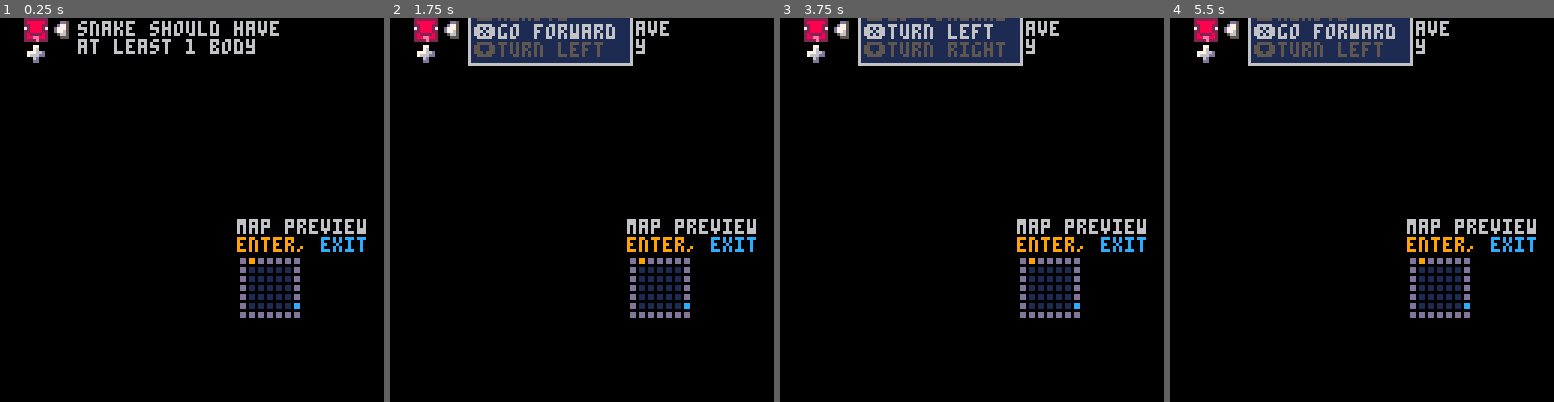
Above: before the commit, frames 1-4 (left to right).
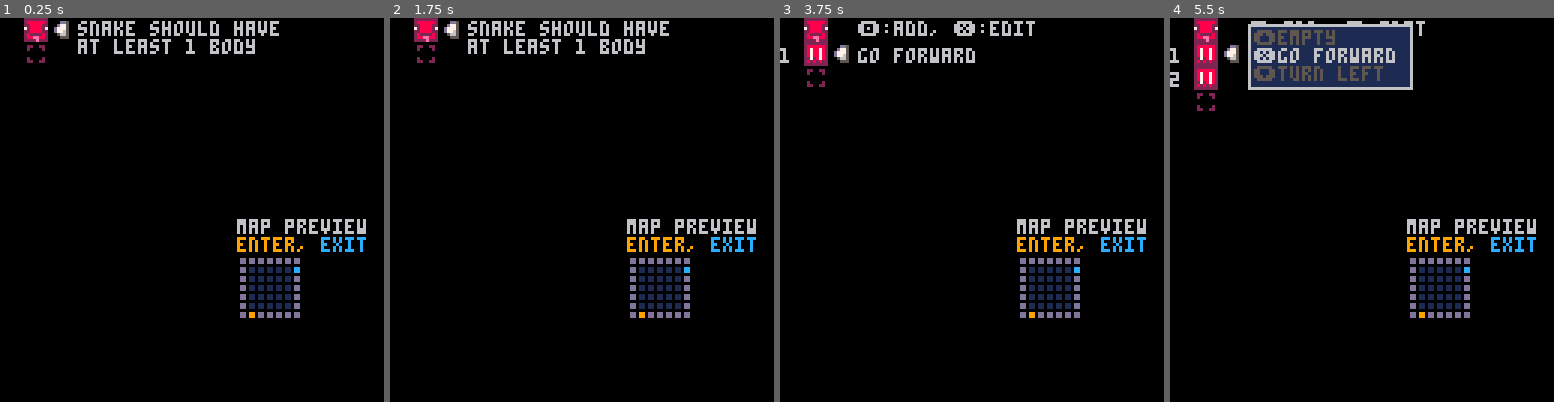
Above: after the commit, the same moments.

Repository: chj990707/wyrm
Game: PICO-8 cartridge wyrm.p8
Same seed, same stepped clock (60 frames per second), same inputs: the game is played once before the commit and once after it.
Inputs:
- Up to frame 1 (0.25 s): no input
- Up to frame 2 (1.75 s): tap X (X key) at 0.33, 1.07 s; tap O (Z key) at 0.7, 1.7 s
- Up to frame 3 (3.75 s): tap X (X key) at 1.85, 2.97 s; tap O (Z key) every 0.4 s from 2.1 to 3.7 s; hold Up 2.15-2.42 s; hold Down from 3.63 s (still down)
- Up to frame 4 (5.5 s): release Down at 3.97 s; tap X (X key) at 4.08, 5.2 s; tap O (Z key) every 0.4 s from 4.1 to 5.3 s; hold Up 4.73-5.03 s

The runs differ from the first frame. In frame 1, 0.3% of the frame differs, in the area x 7-79%, y 7-79%; in frame 2, 5.2%; in frame 3, 6.2%; in frame 4, 7.3%, in the area x 0-79%, y 0-79%.

Commit message:
debug: direction being reversed fixed

Diff:
--- a/wyrm.p8
+++ b/wyrm.p8
@@ -20,36 +20,47 @@
 end
 
 -->8
+
 function nop()
 	return {
-		desc = "go forward",
-		spr = 3,
+		desc = "empty",
+		bspr = 3,
+		fspr = 3,
 		execute = function(snake)
 			snake.index+=1
+		end,
+		remove = function(snake, i)
+			deli(snake.body, i)
 		end
 	}
 end
 
+function forward()
+	local base=nop()
+	base.desc,base.bspr,base.fspr = "go forward",1,4
+	return base
+end
+
 function left()
-	local base=nop()
+	local base=forward()
+	local base_exec=base.execute
+	base.execute = function(snake)
+		base_exec(snake)
+		snake.rotate+=1
+	end
+	base.fspr=5
+	base.desc="turn left"
+	return base
+end
+
+function right()
+	local base=forward()
 	local base_exec=base.execute
 	base.execute = function(snake)
 		base_exec(snake)
 		snake.rotate-=1
 	end
-	base.spr=4
-	base.desc="turn left"
-	return base
-end
-
-function right()
-	local base=nop()
-	local base_exec=base.execute
-	base.execute = function(snake)
-		base_exec(snake)
-		snake.rotate+=1
-	end
-	base.spr=5
+	base.fspr=6
 	base.desc="turn right"
 	return base
 end
@@ -73,6 +84,14 @@
 		 self.headx,self.heady,self.rotate,self.index=x-direction[dir][1],y-direction[dir][2],dir,1
 			self.bodypos={direction[dir],direction[dir]}
 		end,
+		addpart=function(self,part,index)
+			index=index or #self.body+1
+			add(self.body,part,index)
+		end,
+		removepart=function(self,index)
+			index=index or #self.body
+			self.body[index].remove(self,index)
+		end,
 		proceed = function(self)
 			if(self.index>#self.body) self.index = 1
 			self.body[self.index].execute(self)
@@ -89,7 +108,8 @@
 				bx+=self.bodypos[i][1]
 				by+=self.bodypos[i][2]
 				spr(1,bx*8,by*8)
-				spr(self.body[i].spr,bx*8,by*8)
+				spr(self.body[i].bspr,bx*8,by*8)
+				spr(self.body[i].fspr,bx*8,by*8)
 				if(i==self.index-1) spr(2,bx*8,by*8)
 			end
 		end
@@ -97,7 +117,7 @@
 end
 -->8
 function editor(snake)
-	local funcs={[0]={desc="remove"},nop(),left(),right()}
+	local funcs={[0]=nop(),forward(),left(),right()}
 	local subwindow = {
 		active=false,
 		body_i=1,
@@ -121,35 +141,24 @@
 		index = 0,
 		update=function(self)
 			while true do
-				if btnp(🅾️) then
-					if self.index == 0 and #snake.body>0 then
-						snake:reset(1,0,0)
-						scene = player(snake)
-						return
+				if btnp(🅾️) or btnp(❎) then
+					if self.index == 0 then
+						if #snake.body>0 then
+							snake:reset(1,6,2)
+							scene=player(snake)
+							return
+						end
 					else
+						if btnp(❎) and #snake.body>=self.index then snake:removepart(self.index) end
+						snake:addpart(funcs[1],self.index)
 						repeat
+							yield()
 							subwindow:update()
-							yield()
 						until not subwindow.active
 					end
+					snake:removepart(self.index)
 					if subwindow.body_i~=0 then
-						add(snake.body, funcs[subwindow.body_i],self.index)
-						self.index+=1
-					end
-				elseif btnp(❎) then
-					if self.index == 0 and #snake.body>0 then
-						snake:reset(1,0,0)
-						scene = player(snake)
-						return
-					else
-						repeat
-							subwindow:update()
-							yield()
-						until not subwindow.active
-					end
-					deli(snake.body, self.index)
-					if subwindow.body_i~=0 then
-						add(snake.body, funcs[subwindow.body_i],self.index)
+						snake:addpart(funcs[subwindow.body_i],self.index)
 					end
 				elseif btnp(⬆️) then
 					self.index-=1
@@ -165,18 +174,23 @@
 			cls()
 			spr(0,8,0)
 			for i=1,#snake.body do
-				spr(1,8,i*8)
 				print(i,0,i*8+2)
-				spr(snake.body[i].spr,8,i*8)
-				print(snake.body[i].desc,26,i*8+2)
-			end
-			spr(6,8,#snake.body*8+8)
-			spr(7,16,self.index*8)
+				if subwindow.active and i==self.index then
+					spr(funcs[subwindow.body_i].bspr,8,i*8)
+					spr(funcs[subwindow.body_i].fspr,8,i*8)
+				else
+					spr(snake.body[i].bspr,8,i*8)
+					spr(snake.body[i].fspr,8,i*8)
+					print(snake.body[i].desc,26,i*8+2)
+				end
+			end
+			spr(3,8,#snake.body*8+8)
+			spr(31,16,self.index*8)
 			if self.index==0 then
 			 if #snake.body == 0 then
 			 	print("snake should have\nat least 1 body",26,1)
 			 else
-					print("press ❎ to start",26,1)
+					print("🅾️/❎:start",26,1)
 				end
 			else
 				print("🅾️:add, ❎:edit",26,1)
@@ -243,7 +257,7 @@
 			camera(-36,-36)
 			map(0,0,0,0,7,7,1)
 			snake:draw()
-			palt(0x0400)
+			palt(0x0002)
 			map(0,0,0,0,7,7,2)
 			palt()
 			camera(0,0)
@@ -414,13 +428,13 @@
 
 
 __gff__
-00000000000000000000000000000000000000000000000000000000000000000202020202020202060206060a0a0a0a0100000000000000000000000000000000000000000000000000000000000000000000000000000000000000000000000000000000000000000000000000000000000000000000000000000000000000
+00000000000000000000000000000000000000000000000000000000000000000202020202020202060606060a0a0a0a0100000000000000000000000000000000000000000000000000000000000000000000000000000000000000000000000000000000000000000000000000000000000000000000000000000000000000
 0000000000000000000000000000000000000000000000000000000000000000000000000000000000000000000000000000000000000000000000000000000000000000000000000000000000000000000000000000000000000000000000000000000000000000000000000000000000000000000000000000000000000000
 __map__
-2028212121212200000000000000000000000000000000000000000000000000000000000000000000000000000000000000000000000000000000000000000000000000000000000000000000000000000000000000000000000000000000000000000000000000000000000000000000000000000000000000000000000000
+2021212121212200000000000000000000000000000000000000000000000000000000000000000000000000000000000000000000000000000000000000000000000000000000000000000000000000000000000000000000000000000000000000000000000000000000000000000000000000000000000000000000000000
+2330303030302e00000000000000000000000000000000000000000000000000000000000000000000000000000000000000000000000000000000000000000000000000000000000000000000000000000000000000000000000000000000000000000000000000000000000000000000000000000000000000000000000000
 2330303030302400000000000000000000000000000000000000000000000000000000000000000000000000000000000000000000000000000000000000000000000000000000000000000000000000000000000000000000000000000000000000000000000000000000000000000000000000000000000000000000000000
 2330303030302400000000000000000000000000000000000000000000000000000000000000000000000000000000000000000000000000000000000000000000000000000000000000000000000000000000000000000000000000000000000000000000000000000000000000000000000000000000000000000000000000
 2330303030302400000000000000000000000000000000000000000000000000000000000000000000000000000000000000000000000000000000000000000000000000000000000000000000000000000000000000000000000000000000000000000000000000000000000000000000000000000000000000000000000000
 2330303030302400000000000000000000000000000000000000000000000000000000000000000000000000000000000000000000000000000000000000000000000000000000000000000000000000000000000000000000000000000000000000000000000000000000000000000000000000000000000000000000000000
-2330303030302e00000000000000000000000000000000000000000000000000000000000000000000000000000000000000000000000000000000000000000000000000000000000000000000000000000000000000000000000000000000000000000000000000000000000000000000000000000000000000000000000000
-2526262626262700000000000000000000000000000000000000000000000000000000000000000000000000000000000000000000000000000000000000000000000000000000000000000000000000000000000000000000000000000000000000000000000000000000000000000000000000000000000000000000000000
+252b262626262700000000000000000000000000000000000000000000000000000000000000000000000000000000000000000000000000000000000000000000000000000000000000000000000000000000000000000000000000000000000000000000000000000000000000000000000000000000000000000000000000
Not shown, changed: 20 lines of the sprite sheet (__gfx__) section of wyrm.p8
Not shown, changed: index.html
Not shown, changed: wyrm.js
